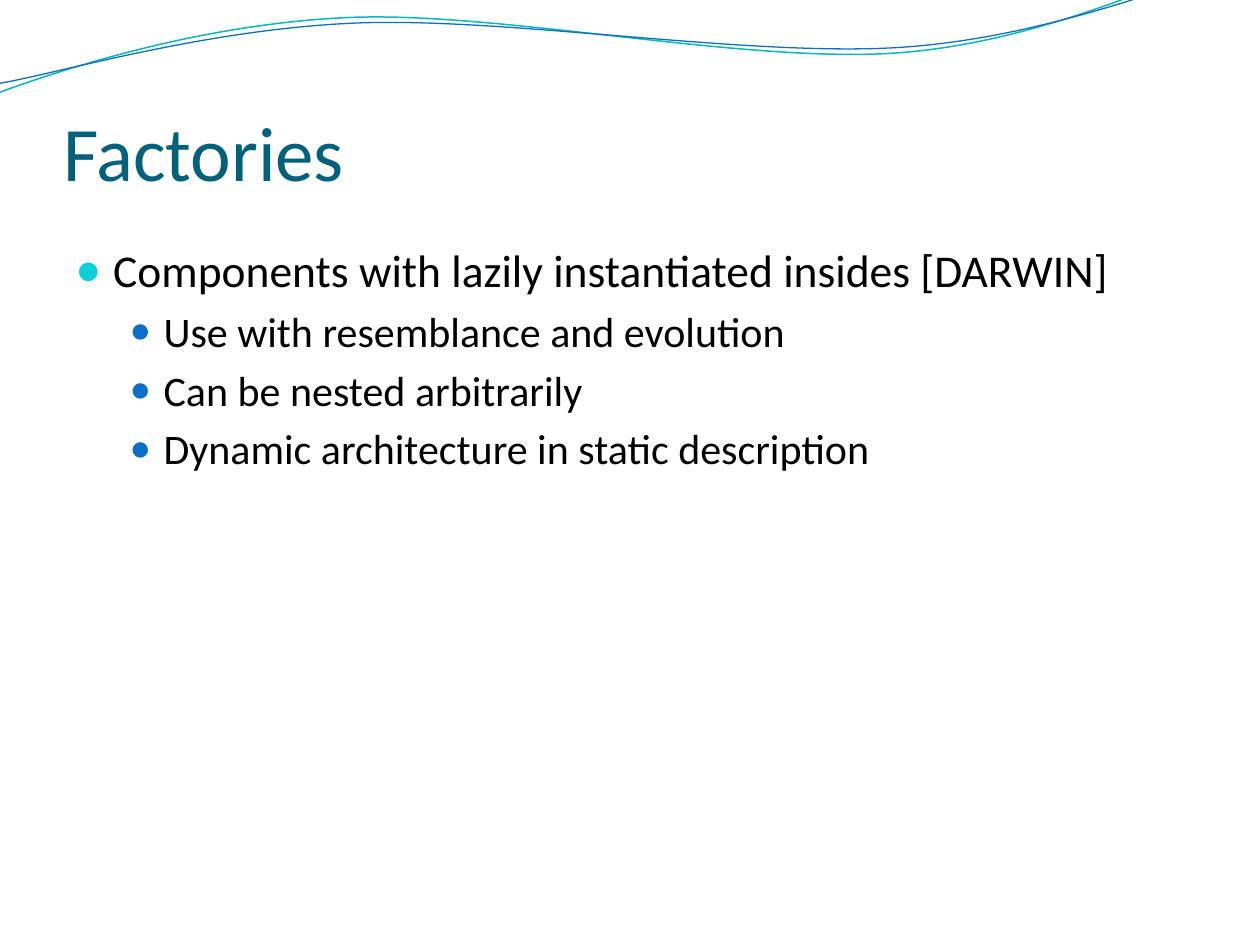
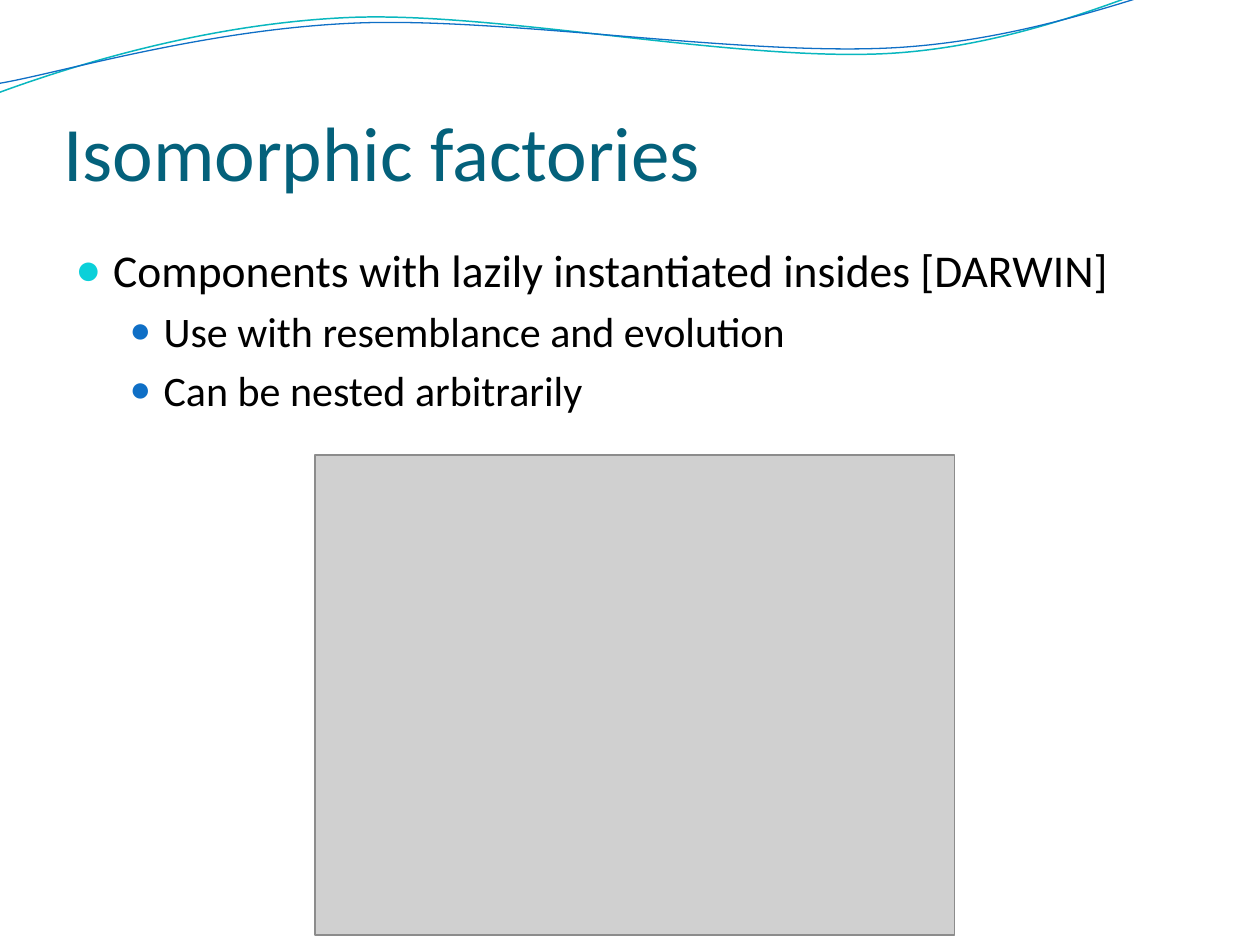
Before and after one commit to Intrinsarc/intrinsarc-evolve, a slide deck: slide 11 of Academic Work/presentations/prague/Evolve - Advanced.pptx. Drawn at 1260x945 pixels with LibreOffice and Linux fonts; fonts in the diff are those of the drawing; grey boxes stand for pictures; background and template pictures are left out. Boxes give left, top, right and bottom in pixels: in the first picture for what was removed or moved away, otherwise in the second. Text is boxed around its words. In the diff, an @@ line names an element or a change of style, - is before the commit and + after.

```diff
--- a/Academic Work/presentations/prague/Evolve - Advanced.pptx
+++ b/Academic Work/presentations/prague/Evolve - Advanced.pptx
@@ title at (x1=63, y1=127, x2=700, y2=194): text changed @@
-Factories
+Isomorphic factories
@@ text at (x1=164, y1=434, x2=869, y2=471): paragraph removed @@
-  ● Dynamic architecture in static description
@@ picture added at (x1=315, y1=455, x2=955, y2=935) @@
```
Also in this commit, not shown: 12 other slides changed, 8 slides added, 1 slide removed, 2 other files.
